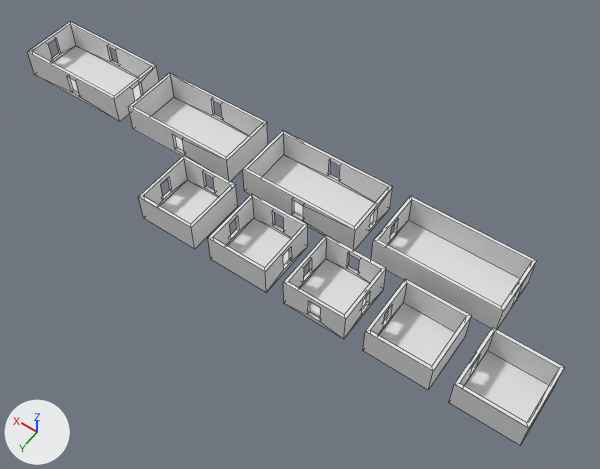
A saved change to the FBX model Assets/room.fbx.
Before and after are seen from a 50 mm lens placed at (5.2, 55.4, 94.2), pointed at (49.5, -6.5, -3.1). Every picture has the same lights, and +X, +Y and +Z are marked at lower left. Mesh edges are drawn as thin lines. Where no turn or scale is listed for an object, it has been applied to the vertices.

The first picture shows '1 way', '2 way', '2 way corner', '2 way in length', '2 way straight', '3 way', '3 way.001', '4 way', '4 way.001'.
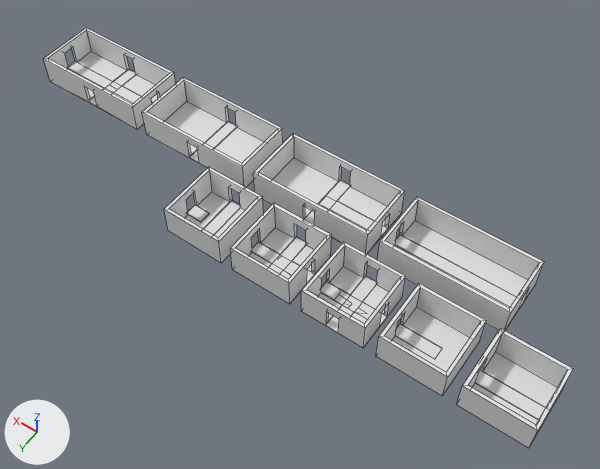
Diff of the bpy script that builds the scene:
```diff
--- a/Assets/room.fbx.py
+++ b/Assets/room.fbx.py
@@ me_cube_010 @@
 # used by ob_2_way_in_length; location = (0.0, 0.0, 0.0); rotation_euler = (1.571, 0.0, 1.571), in degrees (90, 0, 90); scale = (0.01, 0.01, 0.01)
-me_cube_010.from_pydata(...)  # 32 vertices, 26 faces; spans x -1800.0..-800.0, y -250.0..250.0, z 1800.0..3800.0
+me_cube_010.from_pydata(...)  # 32 vertices, 22 faces; spans x -1000.0..1000.0, y -180.0..320.0, z -500.0..500.0
+# me_cube_010 part 1: 32 vertices removed from x -1800.0..-800.0, y -250.0..250.0, z 1800.0..3800.0
+# me_cube_010 part 2: 32 vertices added at x -1000.0..1000.0, y -180.0..320.0, z -500.0..500.0
@@ me_cube_012 @@
 # used by ob_3_way; location = (0.0, 0.0, 0.0); rotation_euler = (1.571, 0.0, 1.571), in degrees (90, 0, 90); scale = (0.01, 0.01, 0.01)
-me_cube_012.from_pydata(...)  # 40 vertices, 32 faces; spans x -1800.0..-800.0, y -250.0..250.0, z 4100.0..6100.0
+me_cube_012.from_pydata(...)  # 48 vertices, 31 faces; spans x -1000.0..1000.0, y -180.0..320.0, z -500.0..500.0
+# me_cube_012 part 3: 48 vertices added at x -1000.0..1000.0, y -180.0..320.0, z -500.0..500.0
+# me_cube_012 part 4: 40 vertices removed from x -1800.0..-800.0, y -250.0..250.0, z 4100.0..6100.0
@@ me_cube_011 @@
 # used by ob_2_way; location = (0.0, 0.0, 0.0); rotation_euler = (1.571, 0.0, 1.571), in degrees (90, 0, 90); scale = (0.01, 0.01, 0.01)
-me_cube_011.from_pydata(...)  # 32 vertices, 26 faces; spans x -1800.0..-800.0, y -250.0..250.0, z 6400.0..8400.0
+me_cube_011.from_pydata(...)  # 32 vertices, 22 faces; spans x -1000.0..1000.0, y -180.0..320.0, z -500.0..500.0
+# me_cube_011 part 5: 32 vertices removed from x -1800.0..-800.0, y -250.0..250.0, z 6400.0..8400.0
+# me_cube_011 part 6: 32 vertices added at x -1000.0..1000.0, y -180.0..320.0, z -500.0..500.0
@@ me_cube_003 @@
 # used by ob_2_way_straight; location = (0.0, 0.0, 0.0); rotation_euler = (1.571, 0.0, 1.571), in degrees (90, 0, 90); scale = (0.01, 0.01, 0.01)
-me_cube_003.from_pydata(...)  # 32 vertices, 26 faces; spans x -500.0..500.0, y -250.0..250.0, z 800.0..1800.0
+me_cube_003.from_pydata(...)  # 32 vertices, 22 faces; spans x -500.0..500.0, y -186.0..314.0, z -500.0..500.0
+# me_cube_003 part 7: 32 vertices removed from x -500.0..500.0, y -250.0..250.0, z 800.0..1800.0; 32 vertices added at x -500.0..500.0, y -186.0..314.0, z -500.0..500.0
@@ ob_2_way_in_length @@
 ob_2_way_in_length = bpy.data.objects.new('2 way in length', me_cube_010)
-ob_2_way_in_length.location = (0.0, 0.0, 0.0)
-ob_2_way_in_length.rotation_euler = (1.571, 0.0, 1.571)  # degrees (90, 0, 90)
+ob_2_way_in_length.location = (27.0, -13.0, -0.2)
+ob_2_way_in_length.rotation_euler = (1.571, 0.0, 0.0)  # degrees (90, 0, 0)
 ob_2_way_in_length.scale = (0.01, 0.01, 0.01)
@@ ob_1_way @@
-ob_1_way = bpy.data.objects.new('1 way', me_cube_004)
@@ ob_4_way @@
-ob_4_way = bpy.data.objects.new('4 way', me_cube_009)
@@ ob_3_way_001 @@
-ob_3_way_001 = bpy.data.objects.new('3 way.001', me_cube_006)
@@ ob_3_way @@
 ob_3_way = bpy.data.objects.new('3 way', me_cube_012)
-ob_3_way.location = (0.0, 0.0, 0.0)
-ob_3_way.rotation_euler = (1.571, 0.0, 1.571)  # degrees (90, 0, 90)
+ob_3_way.location = (49.0, -13.0, -0.2)
+ob_3_way.rotation_euler = (1.571, 0.0, 0.0)  # degrees (90, 0, 0)
 ob_3_way.scale = (0.01, 0.01, 0.01)
@@ ob_4_way_001 @@
-ob_4_way_001 = bpy.data.objects.new('4 way.001', me_cube_005)
@@ ob_2_way @@
 ob_2_way = bpy.data.objects.new('2 way', me_cube_011)
-ob_2_way.location = (0.0, 0.0, 0.0)
-ob_2_way.rotation_euler = (1.571, 0.0, 1.571)  # degrees (90, 0, 90)
+ob_2_way.location = (71.0, -13.0, -0.2)
+ob_2_way.rotation_euler = (1.571, 0.0, 0.0)  # degrees (90, 0, 0)
 ob_2_way.scale = (0.01, 0.01, 0.01)
@@ ob_2_way_straight @@
 ob_2_way_straight = bpy.data.objects.new('2 way straight', me_cube_003)
-ob_2_way_straight.location = (0.0, 0.0, 0.0)
-ob_2_way_straight.rotation_euler = (1.571, 0.0, 1.571)  # degrees (90, 0, 90)
+ob_2_way_straight.location = (12.0, 0.0, 0.0)
+ob_2_way_straight.rotation_euler = (1.571, 0.0, 0.0)  # degrees (90, 0, 0)
 ob_2_way_straight.scale = (0.01, 0.01, 0.01)
@@ ob_2_way_corner @@
-ob_2_way_corner = bpy.data.objects.new('2 way corner', me_cube_007)
@@ ob_cube_005 @@
+ob_cube_005 = bpy.data.objects.new('Cube.005', me_cube_016)  # 40 vertices, 26 faces; spans x -5.0..5.0, y -5.0..5.0, z -1.86..3.14
+ob_cube_005.location = (60.0, 0.0, 0.0)
@@ ob_cube_003 @@
+ob_cube_003 = bpy.data.objects.new('Cube.003', me_cube_014)  # 83 vertices, 54 faces; spans x -5.0..5.0, y -5.0..5.0, z -1.86..3.14
+ob_cube_003.location = (36.0, 0.0, 0.0)
@@ ob_cube_002 @@
+ob_cube_002 = bpy.data.objects.new('Cube.002', me_cube_013)  # 28 vertices, 20 faces; spans x -5.0..5.0, y -5.0..5.0, z -1.86..3.14
+ob_cube_002.location = (24.0, 0.0, 0.0)
@@ ob_cube_004 @@
+ob_cube_004 = bpy.data.objects.new('Cube.004', me_cube_015)  # 55 vertices, 37 faces; spans x -5.0..5.0, y -5.0..5.0, z -1.86..3.14
+ob_cube_004.location = (48.0, 0.0, 0.0)
@@ ob_cube_long_004 @@
+ob_cube_long_004 = bpy.data.objects.new('Cube long.004', me_cube_020)  # 58 vertices, 39 faces; spans x -10.0..10.0, y -5.0..5.0, z -1.8..3.2
+ob_cube_long_004.location = (93.0, -13.0, -0.2)
```

Boxes (x1, y1, x2, y2) around the edits, measured in the pictures (600 x 469 px):
'2 way in length', reshaped, moved, turned
    before: (371, 196, 536, 329)
    after: (378, 197, 544, 331)
'3 way', reshaped, moved, turned
    before: (243, 130, 393, 251)
    after: (253, 134, 405, 254)
'2 way', reshaped, moved, turned
    before: (128, 73, 268, 182)
    after: (142, 78, 283, 187)
'2 way straight', reshaped, moved, turned
    before: (449, 327, 564, 445)
    after: (456, 328, 573, 448)
'Cube.002', added
    after: (376, 284, 486, 396)
'Cube long.004', added
    after: (44, 28, 176, 130)
'4 way', deleted
    before: (28, 22, 159, 122)
'1 way', deleted
    before: (363, 279, 471, 390)
'Cube.003', added
    after: (301, 242, 406, 348)
'4 way.001', deleted
    before: (283, 235, 386, 339)
'Cube.004', added
    after: (230, 203, 332, 304)
'3 way.001', deleted
    before: (208, 194, 308, 293)
'Cube.005', added
    after: (164, 167, 263, 263)
'2 way corner', deleted
    before: (139, 156, 237, 249)
part 1 of me_cube_010, deleted
    before: (371, 196, 536, 329)
part 2 of me_cube_010, added
    after: (378, 197, 544, 331)
part 3 of me_cube_012, added
    after: (253, 134, 405, 254)
part 4 of me_cube_012, deleted
    before: (243, 130, 393, 251)
part 5 of me_cube_011, deleted
    before: (128, 73, 268, 182)
part 6 of me_cube_011, added
    after: (142, 78, 283, 187)
